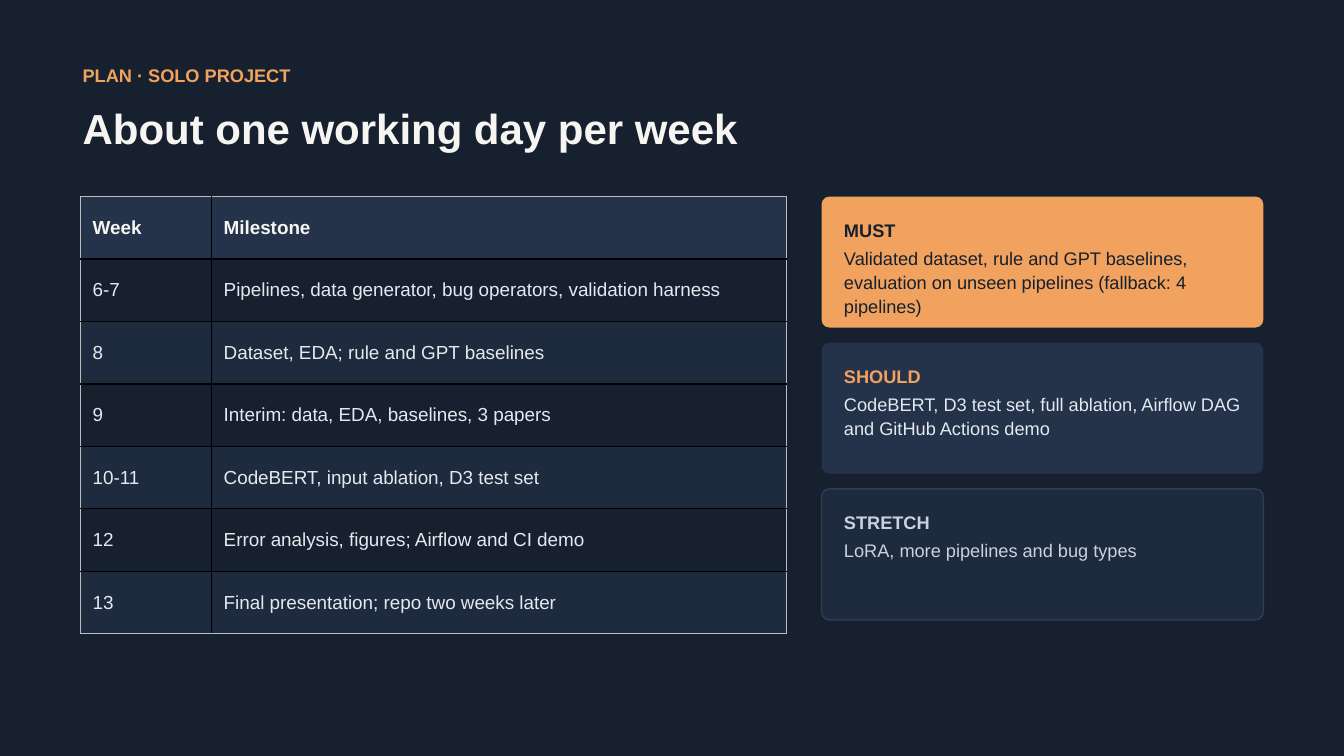
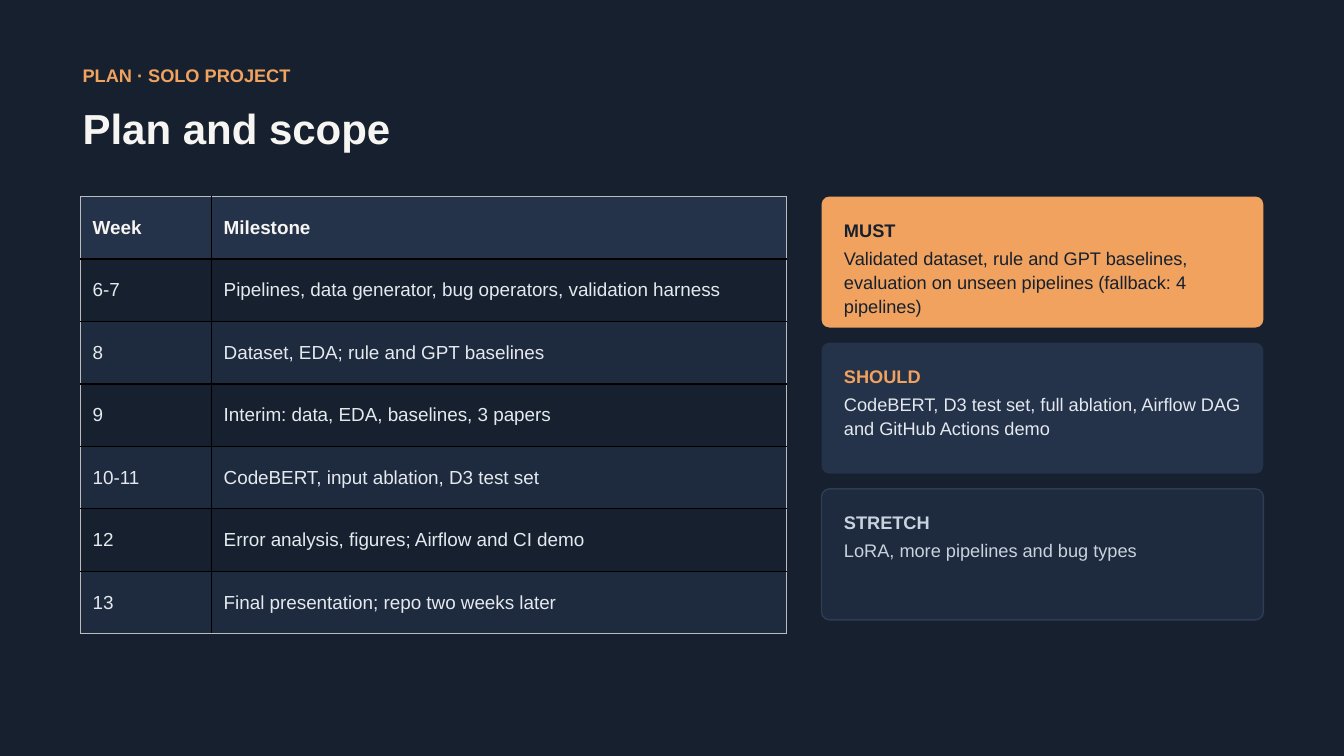
Before and after one commit to benshak/PipeGuard, a slide deck: slide 10 of Slides/01_Proposal_PipeGuard.pptx. Drawn at 1344x756 pixels with LibreOffice and Linux fonts; fonts in the diff are those of the drawing. Boxes give left, top, right and bottom in pixels: in the first picture for what was removed or moved away, otherwise in the second. Text is boxed around its words. In the diff, an @@ line names an element or a change of style, - is before the commit and + after.

```diff
--- a/Slides/01_Proposal_PipeGuard.pptx
+++ b/Slides/01_Proposal_PipeGuard.pptx
@@ text at box(83, 113, 390, 153): text changed @@
-About one working day per week
+Plan and scope
```
Also in this commit, not shown: 2 other slides changed, 1 other file.
